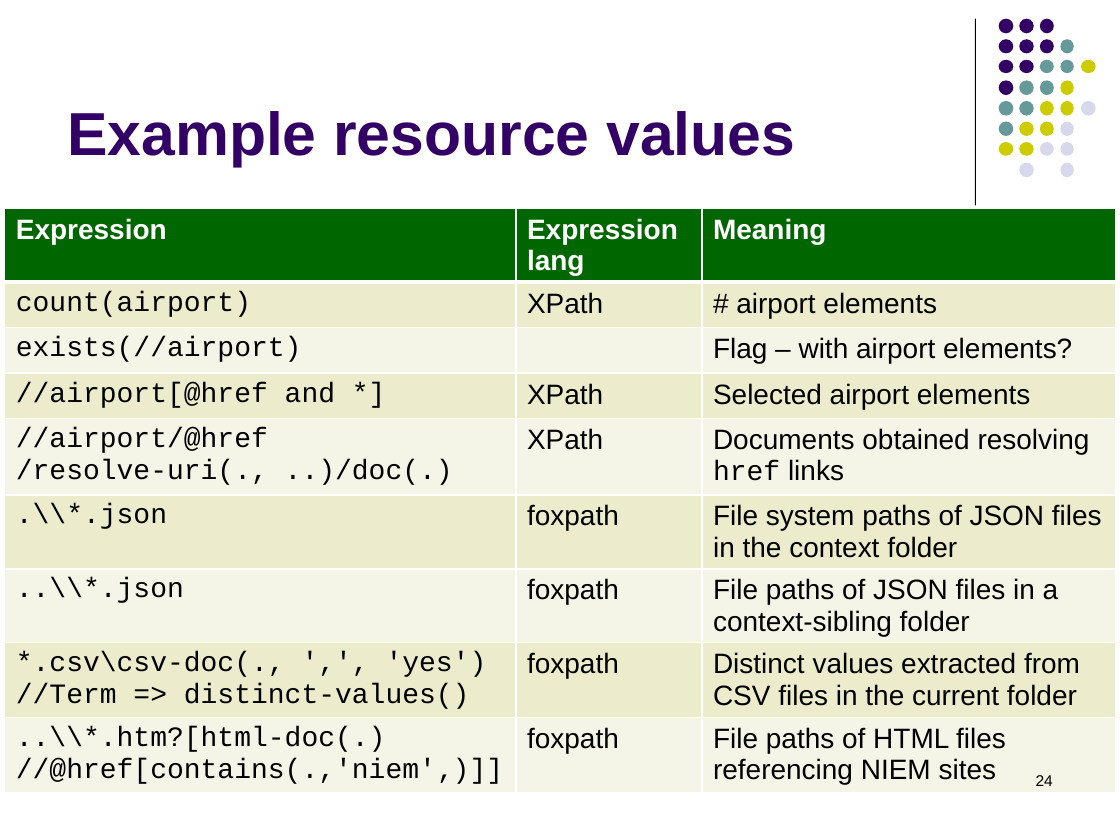
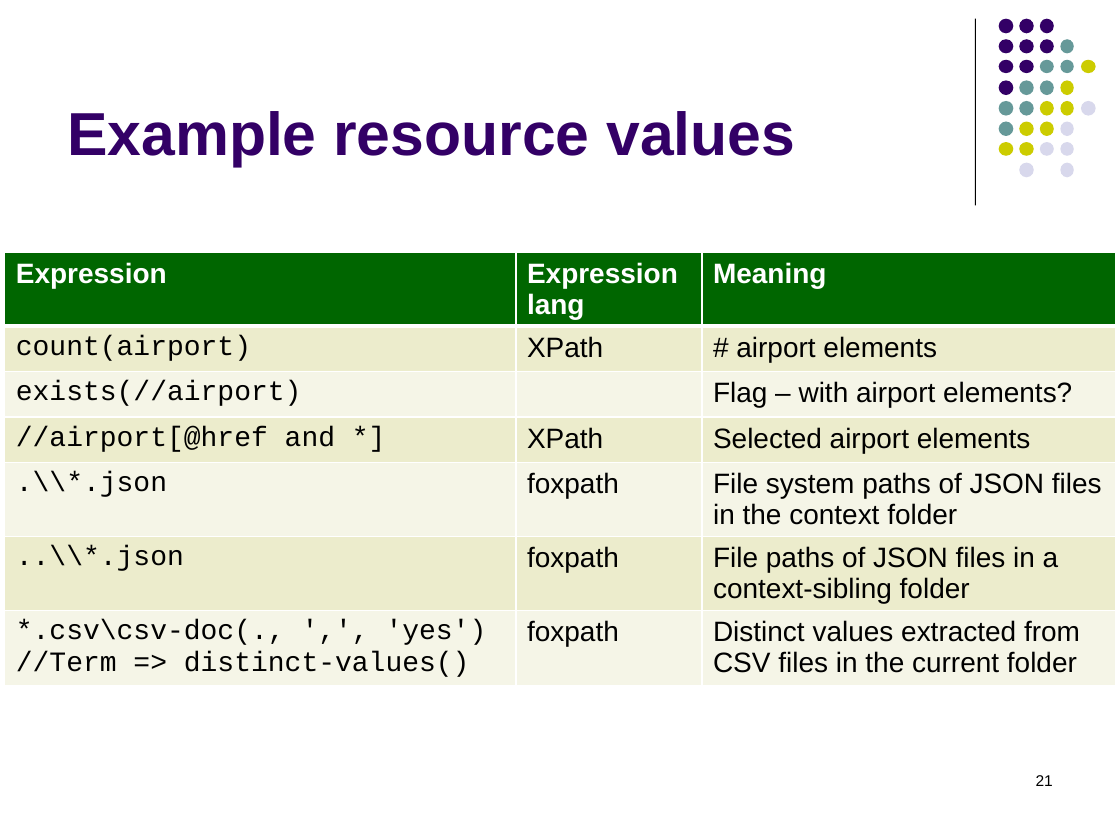
Before and after one commit to hrennau/greenfox, a slide deck: slide 21 of about/greenfox07.pptx (slide 24 before the commit). Drawn at 1120x840 pixels with LibreOffice and Linux fonts; fonts in the diff are those of the drawing. Boxes give left, top, right and bottom in pixels: in the first picture for what was removed or moved away, otherwise in the second. Text is boxed around its words. In the diff, an @@ line names an element or a change of style, - is before the commit and + after.

```diff
--- a/about/greenfox07.pptx
+++ b/about/greenfox07.pptx
@@ table at box(4, 252, 1114, 702) @@
-row 5: //airport/@href / /resolve-uri(., ..)/doc(.) | XPath | Documents obtained resolving href links
-row 9: ..\\*.htm?[html-doc(.) / //@href[contains(.,'niem'‚)]] | foxpath | File paths of HTML files referencing NIEM sites
@@ table: place and size @@
-table at box(4, 208, 1114, 815)
+table at box(4, 252, 1114, 702)
@@ page number at box(1036, 775, 1053, 786): text changed @@
-24
+21
```
Also in this commit, not shown: 6 other slides changed, 5 slides added, 1 other file.
